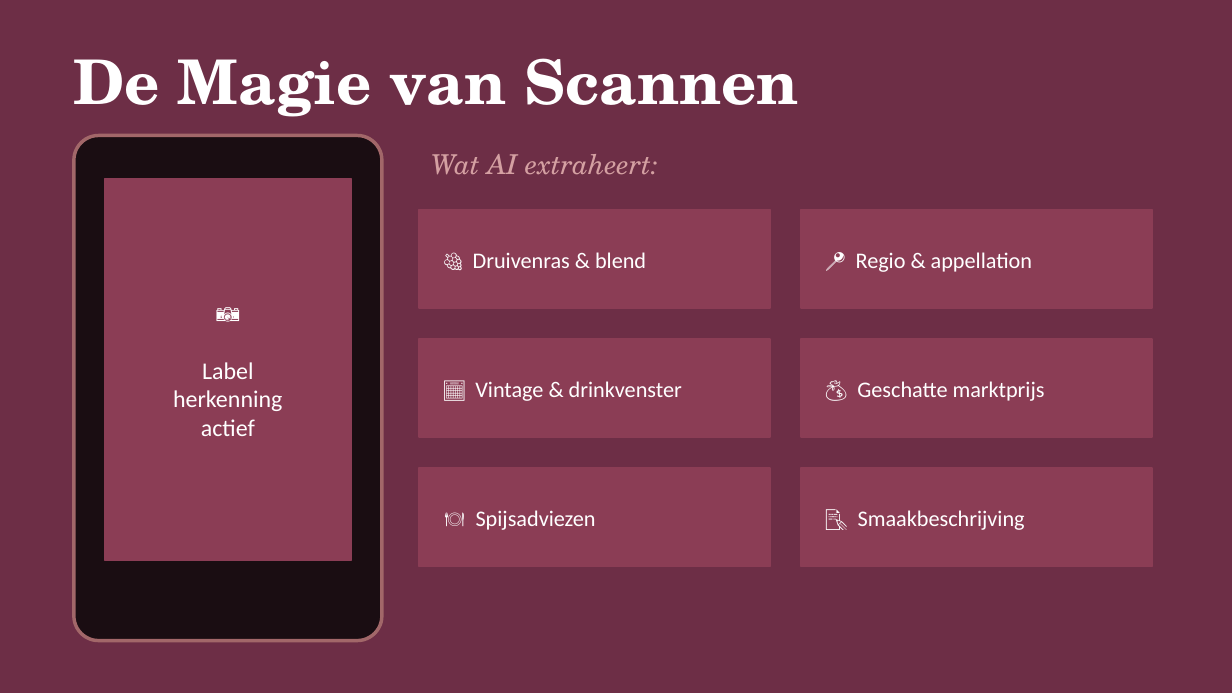
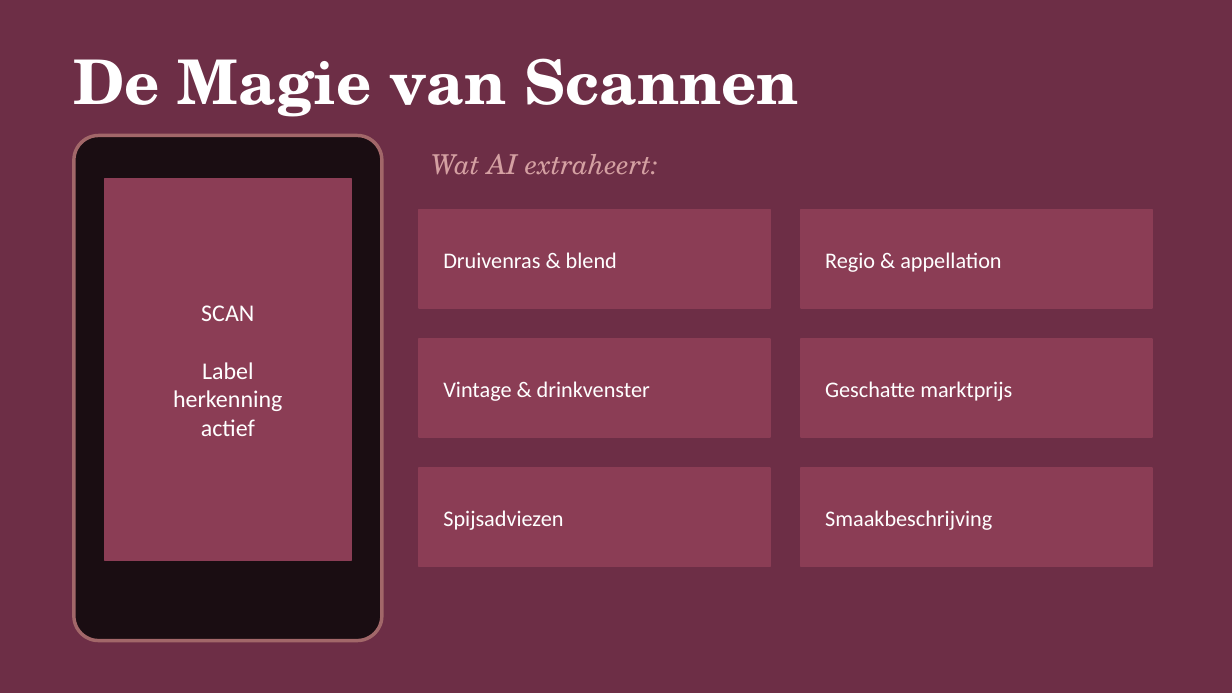
Before and after one commit to aruijter72/Vinage, a slide deck: slide 5 of Vinage-Verhaal-Okhuysen.pptx. Drawn at 1232x693 pixels with LibreOffice and Linux fonts; fonts in the diff are those of the drawing. Boxes give left, top, right and bottom in pixels: in the first picture for what was removed or moved away, otherwise in the second. Text is boxed around its words. In the diff, an @@ line names an element or a change of style, - is before the commit and + after.

```diff
--- a/Vinage-Verhaal-Okhuysen.pptx
+++ b/Vinage-Verhaal-Okhuysen.pptx
@@ text at (443, 252, 617, 268): text changed @@
-🍇 Druivenras & blend
+Druivenras & blend
@@ text at (825, 252, 1001, 272): text changed @@
-📍 Regio & appellation
+Regio & appellation
@@ text at (201, 305, 254, 321): text changed @@
-📷
+SCAN
@@ text at (443, 381, 650, 401): text changed @@
-📅 Vintage & drinkvenster
+Vintage & drinkvenster
@@ text at (825, 381, 1012, 401): text changed @@
-💰 Geschatte marktprijs
+Geschatte marktprijs
@@ text at (443, 510, 563, 530): text changed @@
-🍽️ Spijsadviezen
+Spijsadviezen
@@ text at (825, 510, 992, 530): text changed @@
-📝 Smaakbeschrijving
+Smaakbeschrijving
```
Also in this commit, not shown: 3 other slides changed, 3 other files.
